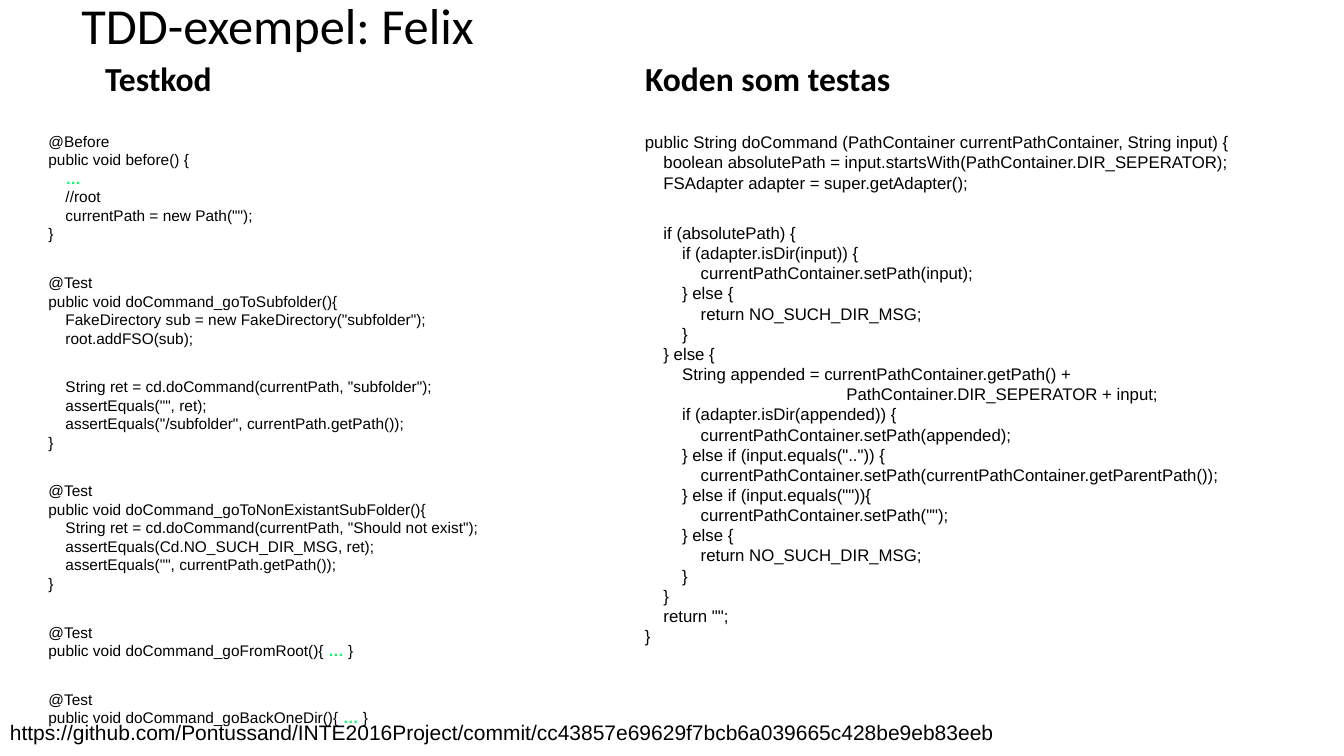
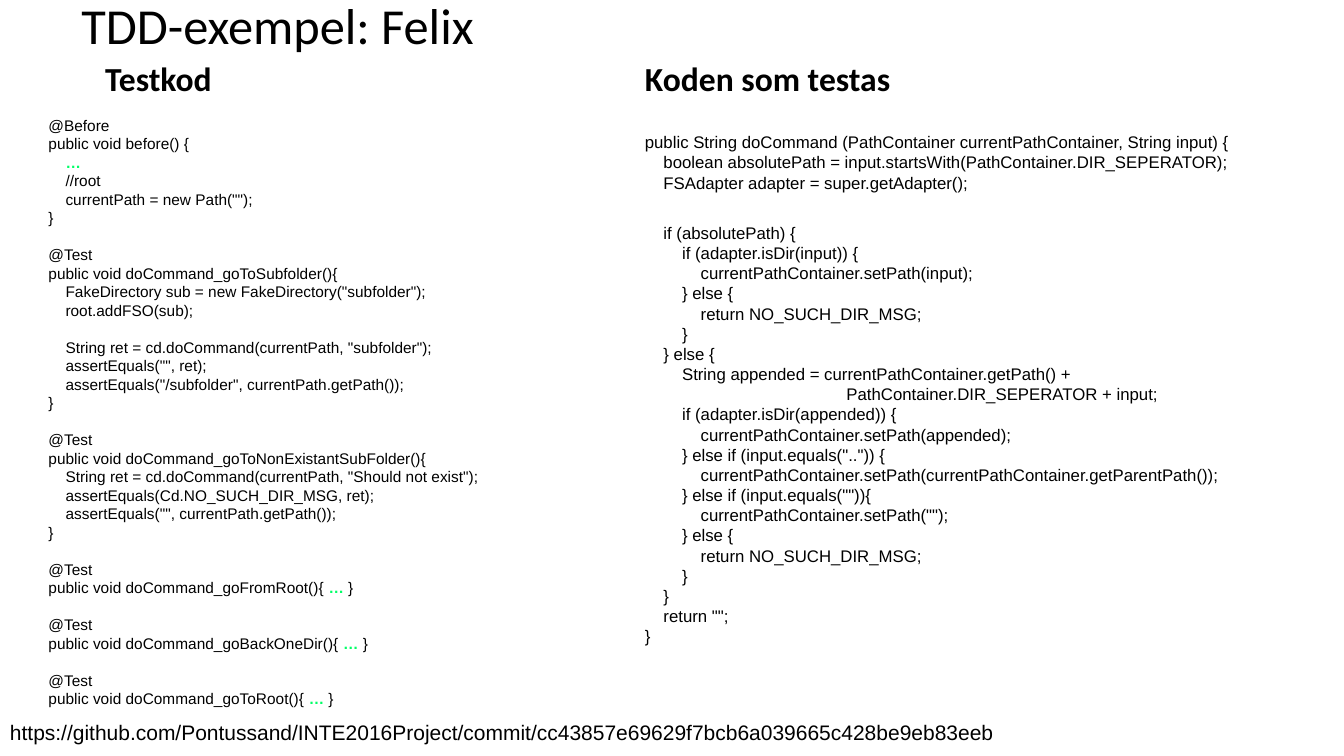
Before and after one commit to Pontussand/INTE2016Project, a slide deck: slide 2 of reports/Slutredovisning/felix slutrapports-del.pptx. Drawn at 1344x756 pixels with LibreOffice and Linux fonts; fonts in the diff are those of the drawing. Boxes give left, top, right and bottom in pixels: in the first picture for what was removed or moved away, otherwise in the second. Text is boxed around its words. In the diff, an @@ line names an element or a change of style, - is before the commit and + after.

Commit message:
minor adjustments in the Slutrapport
sorry for the extra commit :P

```diff
--- a/reports/Slutredovisning/felix slutrapports-del.pptx
+++ b/reports/Slutredovisning/felix slutrapports-del.pptx
@@ text "@Before": place and size @@
-text "@Before" at (48, 136, 478, 727)
+text "@Before" at (48, 120, 478, 708)
```
